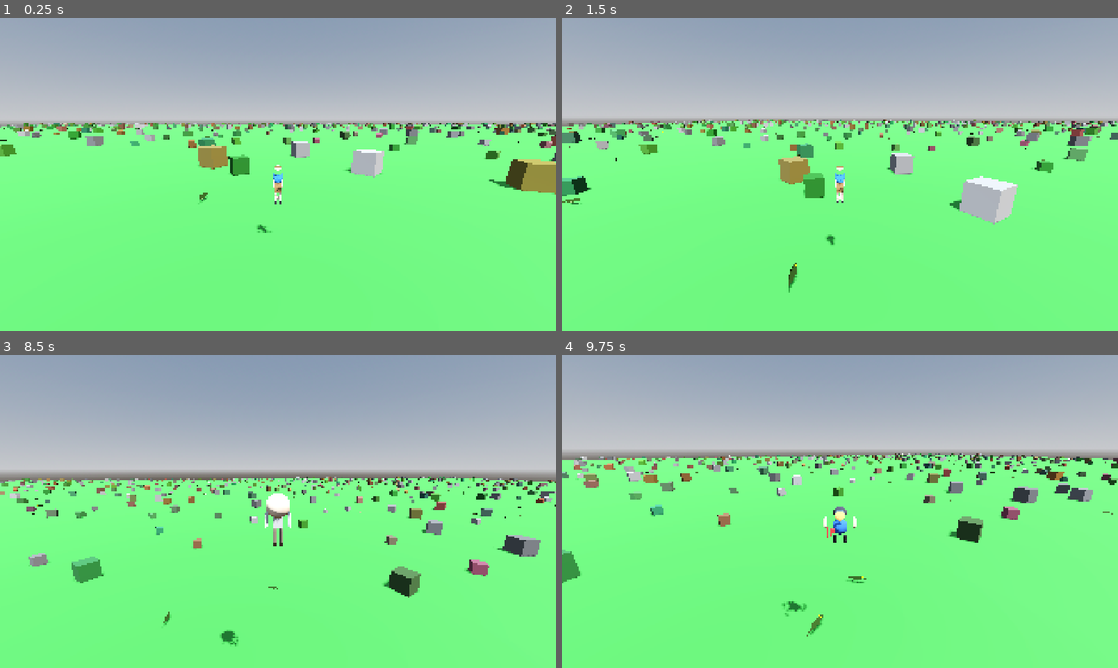
Above: before the commit, frames 1-4 (two rows, left to right).
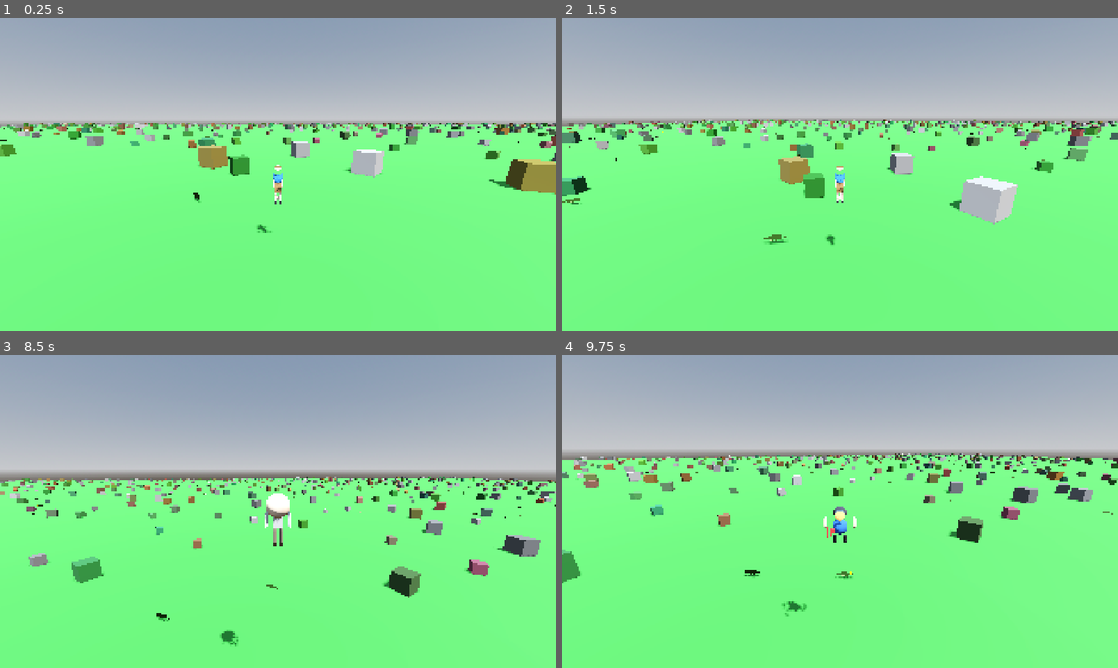
Above: after the commit, the same moments.

Repository: korjavin/godot-test1
Game: Godot game, scene res://scenes/main.tscn
The game is run twice, just before and just after one commit, with the same random seed, the same clock (stepped at 60 frames per second) and the same inputs.
Inputs (mouse positions are in pixels of both pictures, inside the frame that each line leads up to):
- Up to frame 1 (0.25 s): no input
- Up to frame 2 (1.5 s): move the mouse to (867, 174) at 0.52 s; hold W (move_forward) from 0.53 s (still down); tap Space (jump) at 0.6, 0.77, 1.07 s; move the mouse to (812, 174) at 1.27 s; tap Ctrl (duck) at 1.35 s
- Up to frame 3 (8.5 s): tap Space (jump) at 1.52, 1.55, 1.82, 2.3, 3.02, 3.05, 3.32, 3.6, 3.77, 4.07, 4.52, 4.55, 4.82, 5.3, 6.02, 6.05, 6.32, 6.6, 6.77, 7.07, 7.52, 7.55, 7.82, 8.3 s; move the mouse to (289, 505) at 2.02 s; hold Shift (run) 2.03-2.78 s; move the mouse to (272, 517) at 2.77 s; tap E (switch_character) at 2.85, 5.85 s; move the mouse to (316, 514) at 3.52 s; move the mouse to (233, 508) at 4.27 s; tap Ctrl (duck) at 4.35, 7.35 s; move the mouse to (283, 511) at 5.02 s; hold Shift (run) 5.03-5.78 s; move the mouse to (255, 505) at 5.77 s; release W (move_forward) at 5.78 s; hold D (move_right) 5.78-6.53 s; move the mouse to (305, 511) at 6.52 s; hold W (move_forward) from 6.53 s (still down); move the mouse to (250, 511) at 7.27 s; move the mouse to (289, 505) at 8.02 s; hold Shift (run) from 8.03 s (still down)
- Up to frame 4 (9.75 s): move the mouse to (834, 517) at 8.77 s; release W (move_forward) at 8.78 s; release Shift (run) at 8.78 s; hold A (move_left) 8.78-9.53 s; tap E (switch_character) at 8.85 s; tap Space (jump) at 9.02, 9.05, 9.32, 9.6 s; move the mouse to (878, 514) at 9.52 s; hold W (move_forward) from 9.53 s (still down)

The runs differ from the first frame. In frame 1, less than 0.1% of the frame differs, in the area x 34-38%, y 55-60%; in frame 2, 0.2%; in frame 3, less than 0.1%; in frame 4, 0.2%, in the area x 32-55%, y 68-90%.

Commit message:
Update piglet crocodile AI: lose player scent when player jumps

Diff:
--- a/scripts/piglet_crocodile_ai.gd
+++ b/scripts/piglet_crocodile_ai.gd
@@ -160,14 +160,20 @@
 	# Calculate distance to player
 	var distance_to_player = global_position.distance_to(player_node.global_position)
 
-	# Update chase state based on detection radius
-	if distance_to_player <= DETECTION_RADIUS:
+	# Check if player is grounded (can be smelled)
+	# If player jumps (is not on floor), crocodiles lose the scent
+	var player_is_grounded = true
+	if player_node.has_method("is_on_floor"):
+		player_is_grounded = player_node.is_on_floor()
+
+	# Update chase state based on detection radius AND player grounded state
+	if distance_to_player <= DETECTION_RADIUS and player_is_grounded:
 		if not is_chasing:
 			# Just started chasing
 			is_chasing = true
 	else:
 		if is_chasing:
-			# Lost the player
+			# Lost the player (too far OR player jumped)
 			is_chasing = false
 			# Choose new random direction
 			_choose_new_direction()
